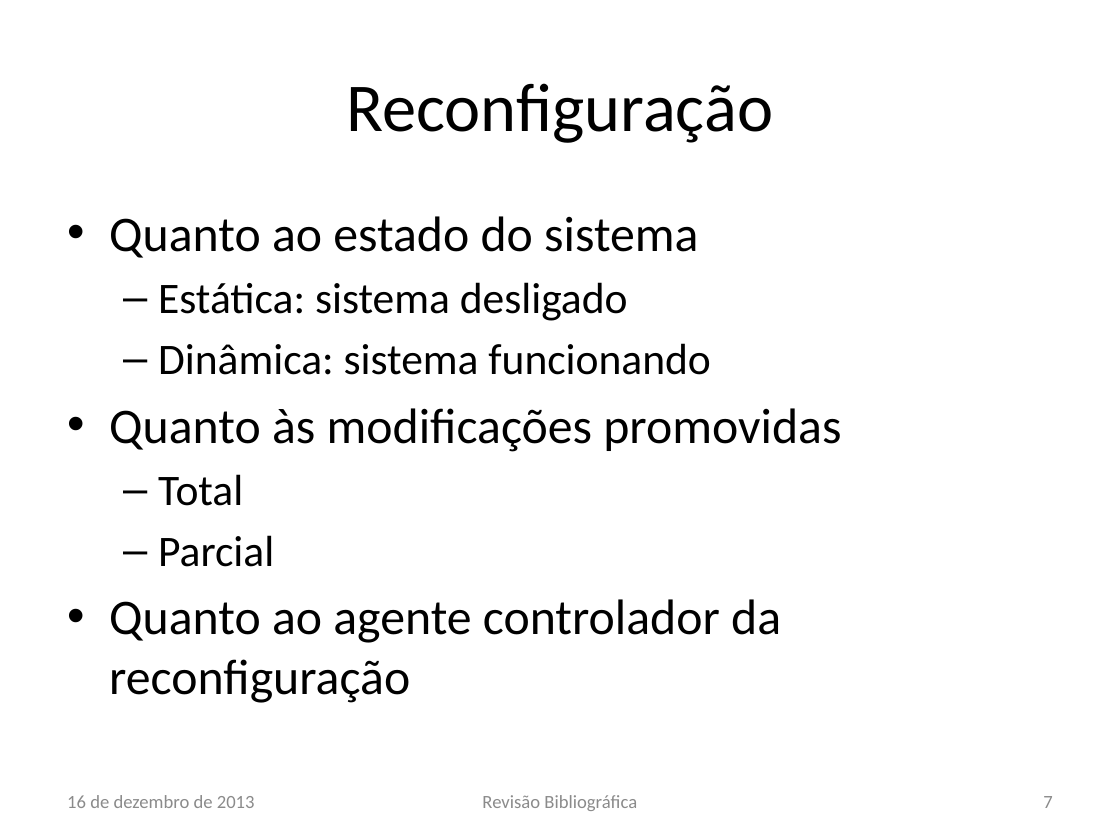
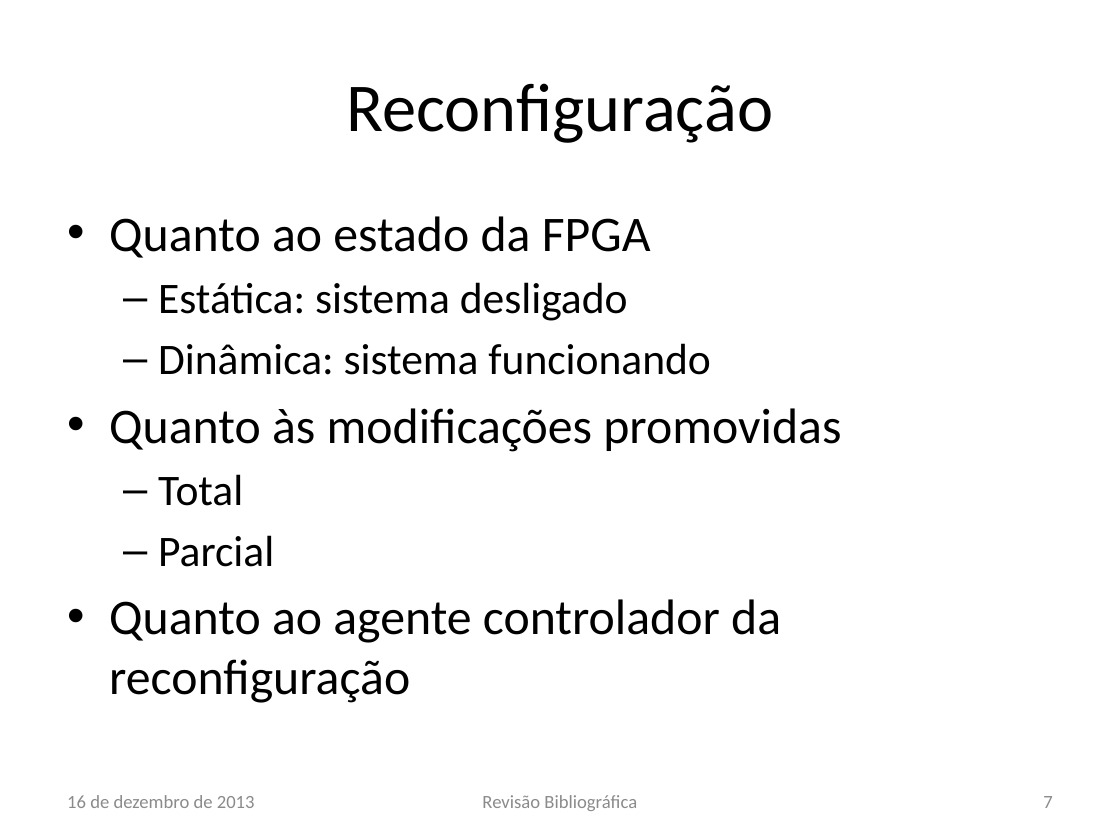
Before and after one commit to lsoliveira459/tg2, a slide deck: slide 7 of Apresentação/Estudo e Implementação de Reconfiguração Dinâmica.pptx. Drawn at 1120x840 pixels with LibreOffice and Linux fonts; fonts in the diff are those of the drawing; background and template pictures are left out. Boxes give left, top, right and bottom in pixels: in the first picture for what was removed or moved away, otherwise in the second. Text is boxed around its words. In the diff, an @@ line names an element or a change of style, - is before the commit and + after.

```diff
--- a/Apresentação/Estudo e Implementação de Reconfiguração Dinâmica.pptx
+++ b/Apresentação/Estudo e Implementação de Reconfiguração Dinâmica.pptx
@@ text at [109,216,651,258]: text changed @@
-• Quanto ao estado do sistema
+• Quanto ao estado da FPGA
```
Also in this commit, not shown: 10 other slides changed, 2 slides added, 4 other files.
